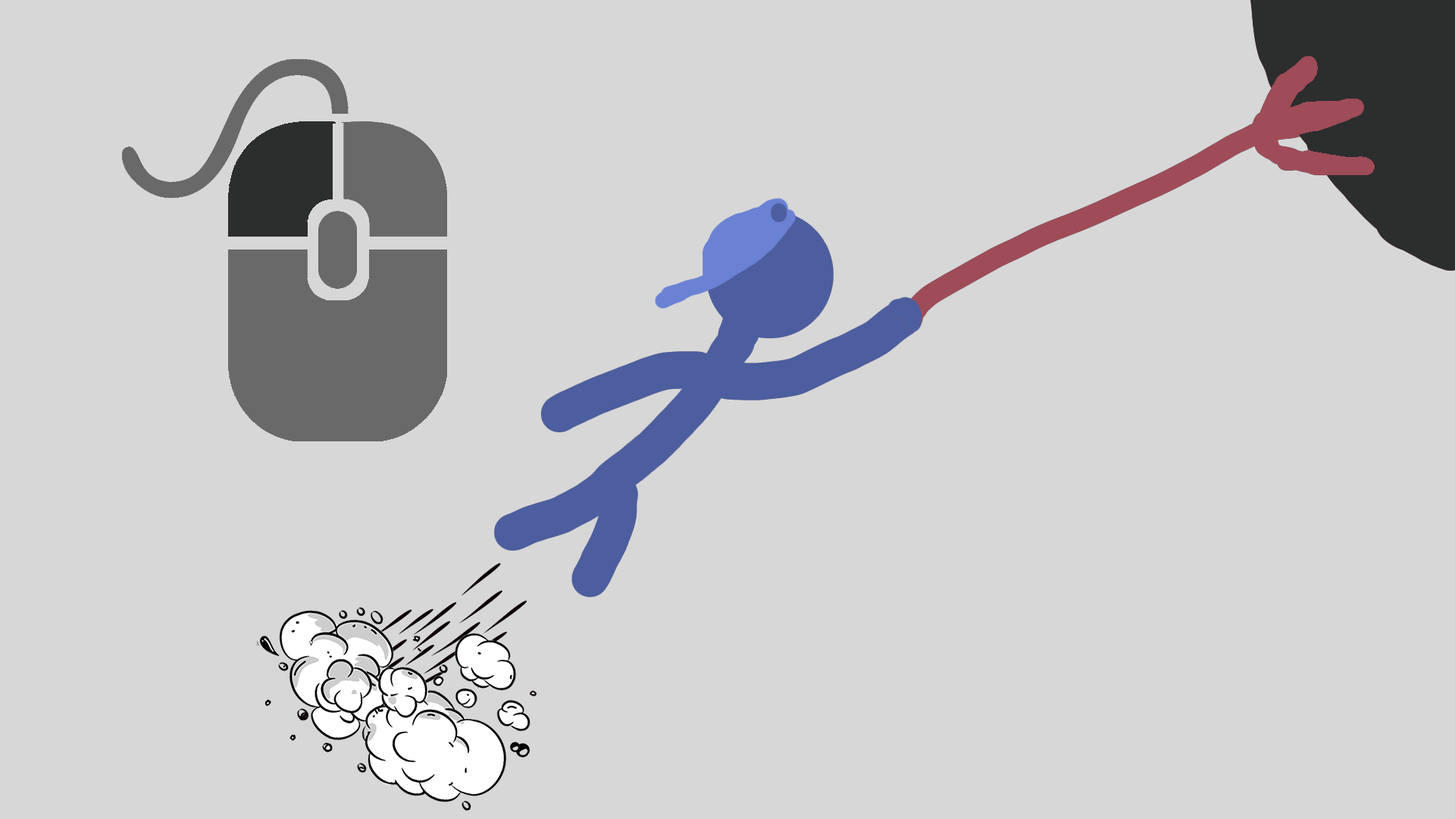
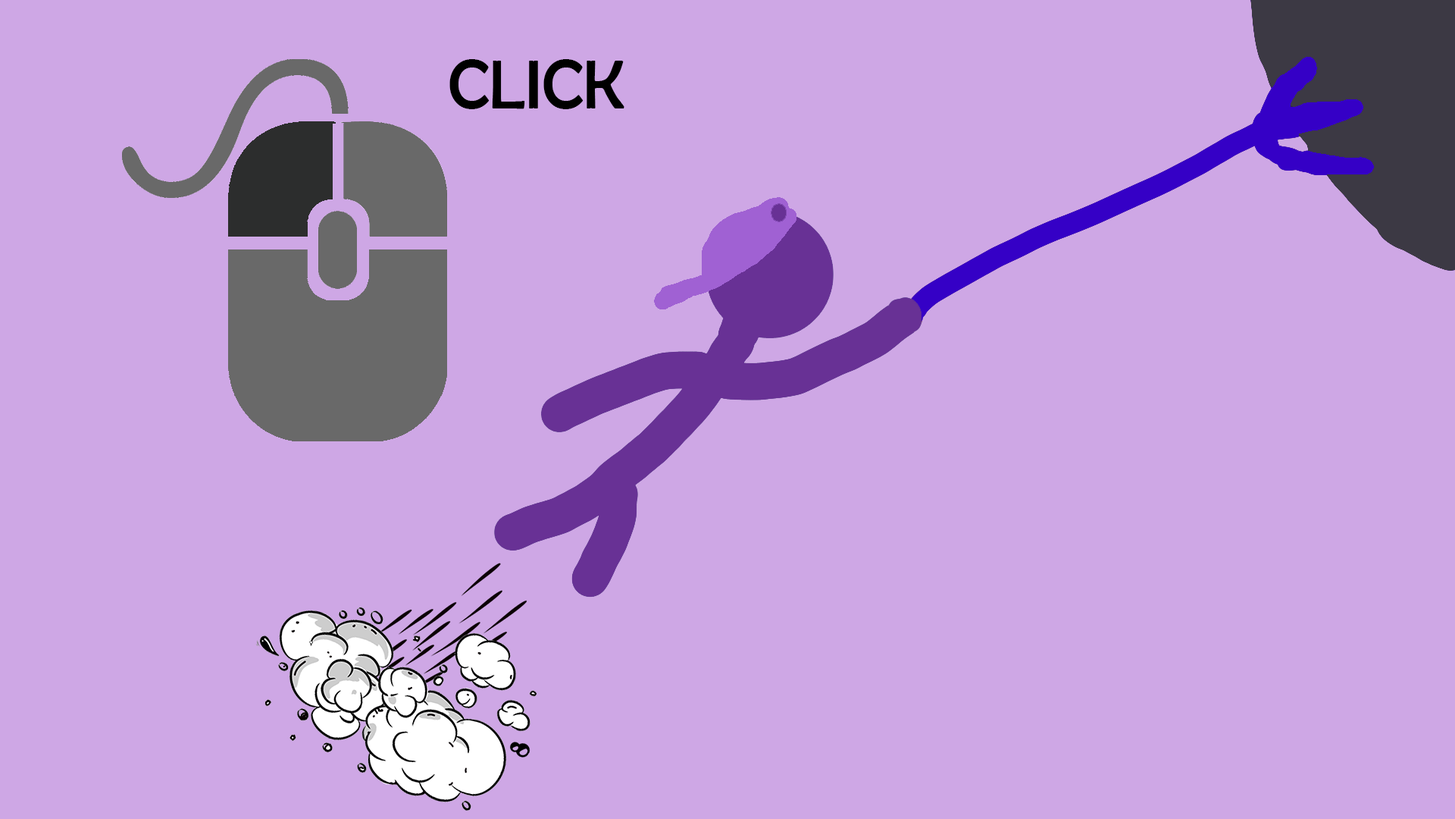
Layers edited between the first and the second w=1455, h=819 image:
painted on "Layer 1" over bbox(654, 197, 797, 310)
added layer "CLICK" above "Layer 0" over bbox(449, 59, 625, 110)
painted on "Layer 0" over bbox(0, 0, 1455, 819)
